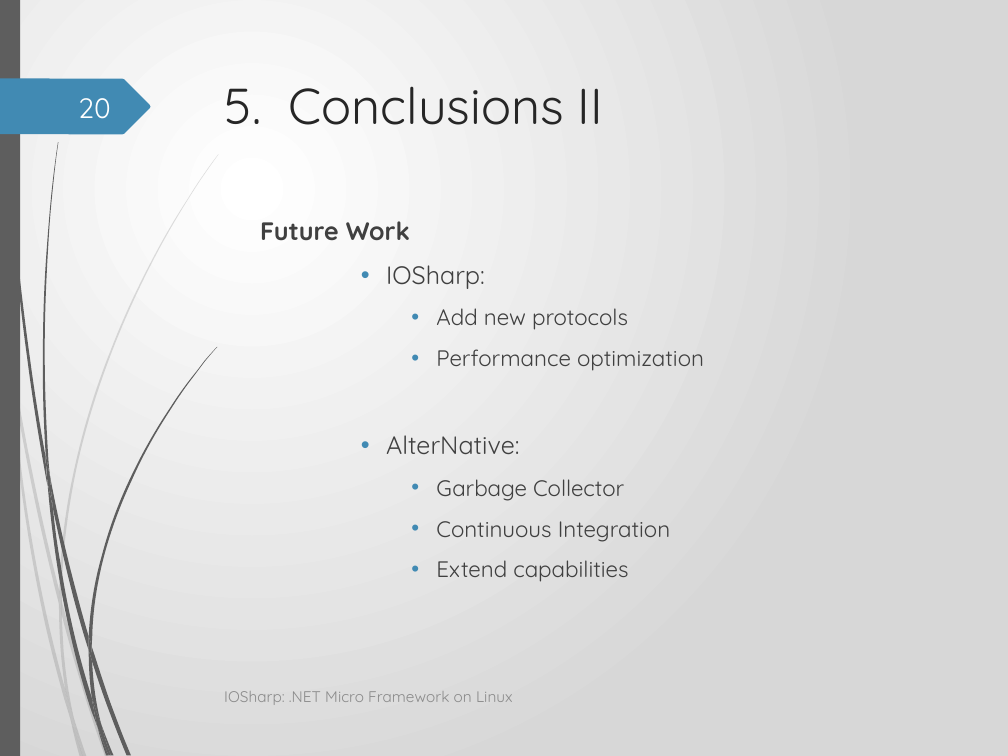
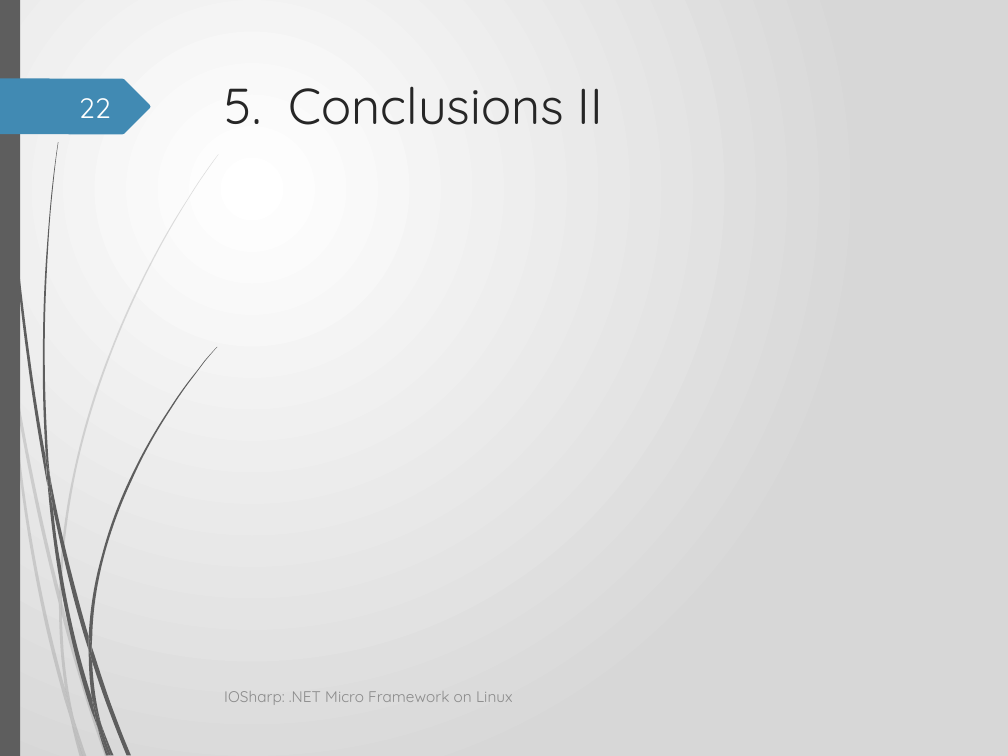
Before and after one commit to GerardSoleCa/BachelorThesisMisc, a slide deck: slide 22 of ThesisDoc/IOSharp.pptx (slide 20 before the commit). Drawn at 1008x756 pixels with LibreOffice and Linux fonts; fonts in the diff are those of the drawing; grey boxes stand for pictures; background and template pictures are left out. Boxes give left, top, right and bottom in pixels: in the first picture for what was removed or moved away, otherwise in the second. Text is boxed around its words. In the diff, an @@ line names an element or a change of style, - is before the commit and + after.

Commit message:
*** IOSharpPPT

```diff
--- a/ThesisDoc/IOSharp.pptx
+++ b/ThesisDoc/IOSharp.pptx
@@ page number at (79, 98, 111, 118): text changed @@
-20
+22
@@ text removed at (260, 221, 704, 582) @@
-Future Work
-    • IOSharp:
-      • Add new protocols
-      • Performance optimization
-    • AlterNative:
-      • Garbage Collector
-      • Continuous Integration
-      • Extend capabilities
```
Also in this commit, not shown: 17 other slides changed, 2 slides added, 1 slide removed, 3 other files.
